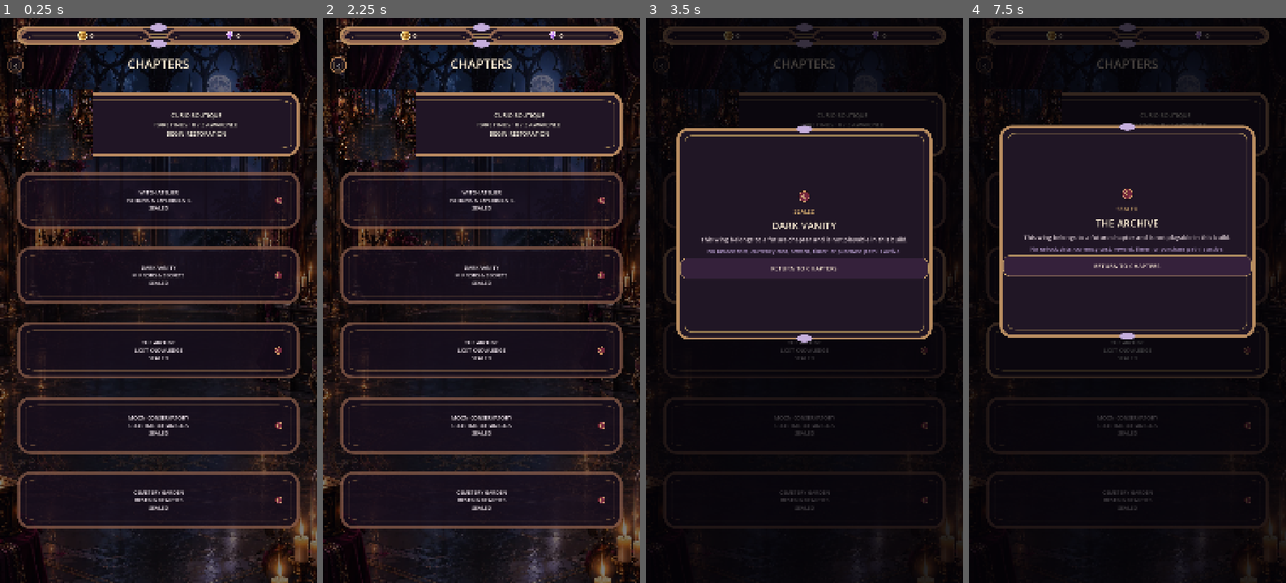
Above: before the commit, frames 1-4 (left to right).
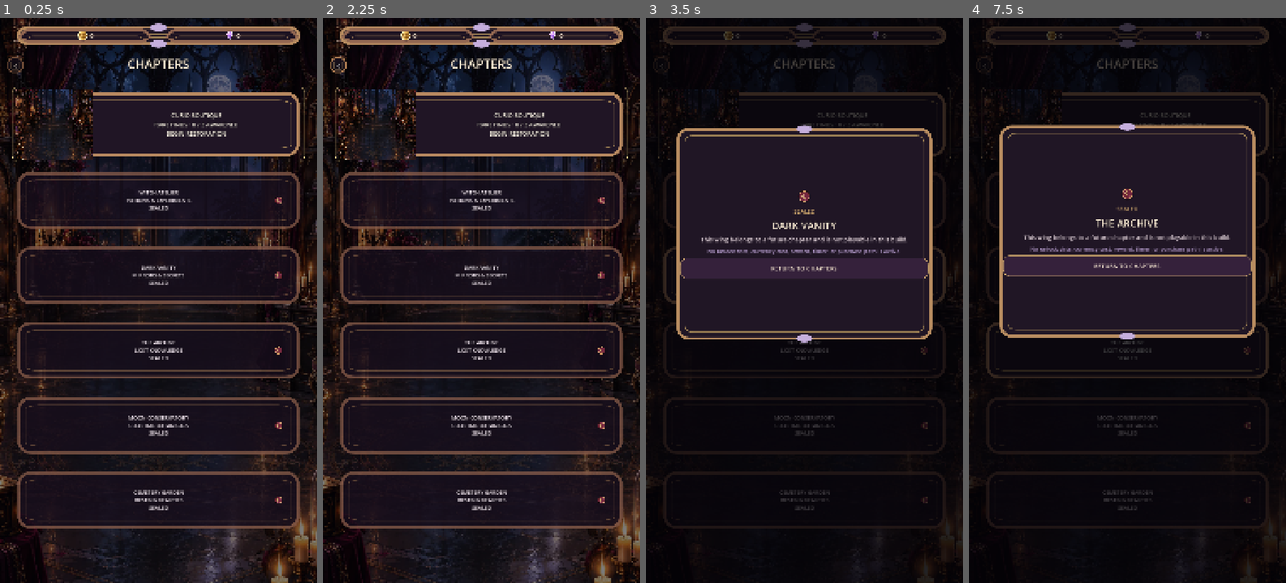
Above: after the commit, the same moments.

Repository: Jay-prodesign/akilta-match3
Game: Godot game, scene res://src/ui/map/chapter_select.tscn
Two runs of this game, one before a commit and one after it. Both use one fixed random seed, a clock stepped at 60 frames per second and the inputs below. This scene is started directly instead of the project's main scene.
Inputs:
- Up to frame 1 (0.25 s): no input
- Up to frame 2 (2.25 s): click "CURIO BOUTIQUE RARE FINDS · 0…" at 0.5 s; click "CURIO BOUTIQUE RARE FINDS · 0…" at 1.25 s; click "‹" at 2 s
- Up to frame 3 (3.5 s): click "DARK VANITY MIRRORS & SECRETS…" at 2.75 s
- Up to frame 4 (7.5 s): click "THE ARCHIVE LOST KNOWLEDGE SE…" at 3.5 s; click "MOON CONSERVATORY CELESTIAL B…" at 4.25 s; click "CEMETERY GARDEN RESTING BEAUT…" at 5 s; click "‹" at 5.75 s; click "DARK VANITY MIRRORS & SECRETS…" at 6.5 s; click "THE ARCHIVE LOST KNOWLEDGE SE…" at 7.25 s

The runs differ from the first frame. In frame 1, 0.1% of the frame differs, in the area x 3-97%, y 12-26%; in frame 2, 0.1%; in frame 3, less than 0.1%; in frame 4, less than 0.1%.

Commit message:
Frame the authored Curio Boutique thumbnail inside its chapter row

Diff:
--- a/src/ui/map/chapter_select.tscn
+++ b/src/ui/map/chapter_select.tscn
@@ -117,6 +117,18 @@
 shadow_color = Color(0, 0, 0, 0.58)
 shadow_size = 8
 
+[sub_resource type="StyleBoxFlat" id="CurrentArtFrame"]
+bg_color = Color(0, 0, 0, 0)
+border_width_left = 2
+border_width_top = 2
+border_width_right = 2
+border_width_bottom = 2
+border_color = Color(0.949, 0.816, 0.545, 0.94)
+corner_radius_top_left = 18
+corner_radius_top_right = 18
+corner_radius_bottom_right = 18
+corner_radius_bottom_left = 18
+
 [sub_resource type="StyleBoxFlat" id="SummaryPlate"]
 bg_color = Color(0.028, 0.019, 0.039, 0.88)
 border_width_left = 1
@@ -281,6 +293,16 @@
 vertical_alignment = 1
 autowrap_mode = 2
 
+[node name="CurrentArtFrame" type="Panel" parent="Layout/ChapterGrid/CurioBoutiqueButton"]
+layout_mode = 1
+anchors_preset = 15
+anchor_right = 1.0
+anchor_bottom = 1.0
+grow_horizontal = 2
+grow_vertical = 2
+mouse_filter = 2
+theme_override_styles/panel = SubResource("CurrentArtFrame")
+
 [node name="Chapter_witch_atelier" type="Button" parent="Layout/ChapterGrid"]
 layout_mode = 0
 theme_override_colors/font_color = Color(0.97, 0.92, 0.96, 1)
Not shown: 1 places in src/ui/map/chapter_select.tscn that only renumber resources
